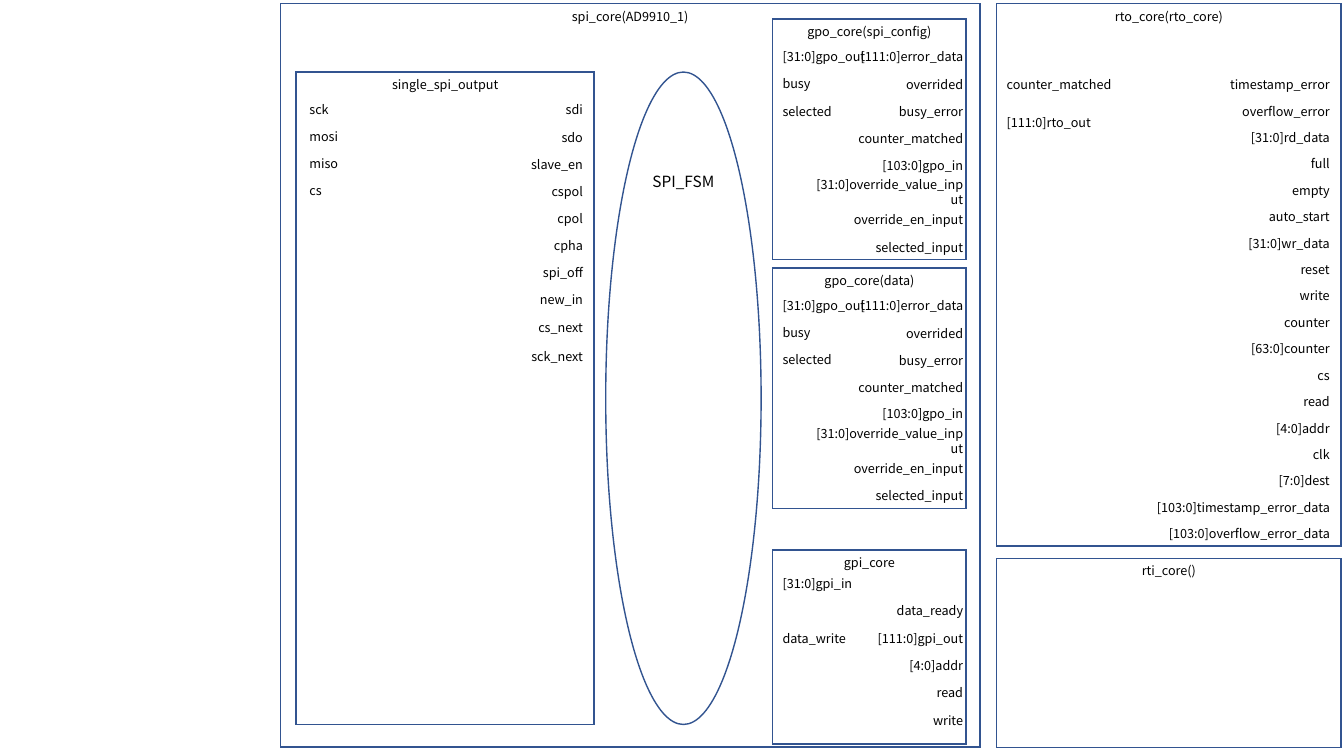
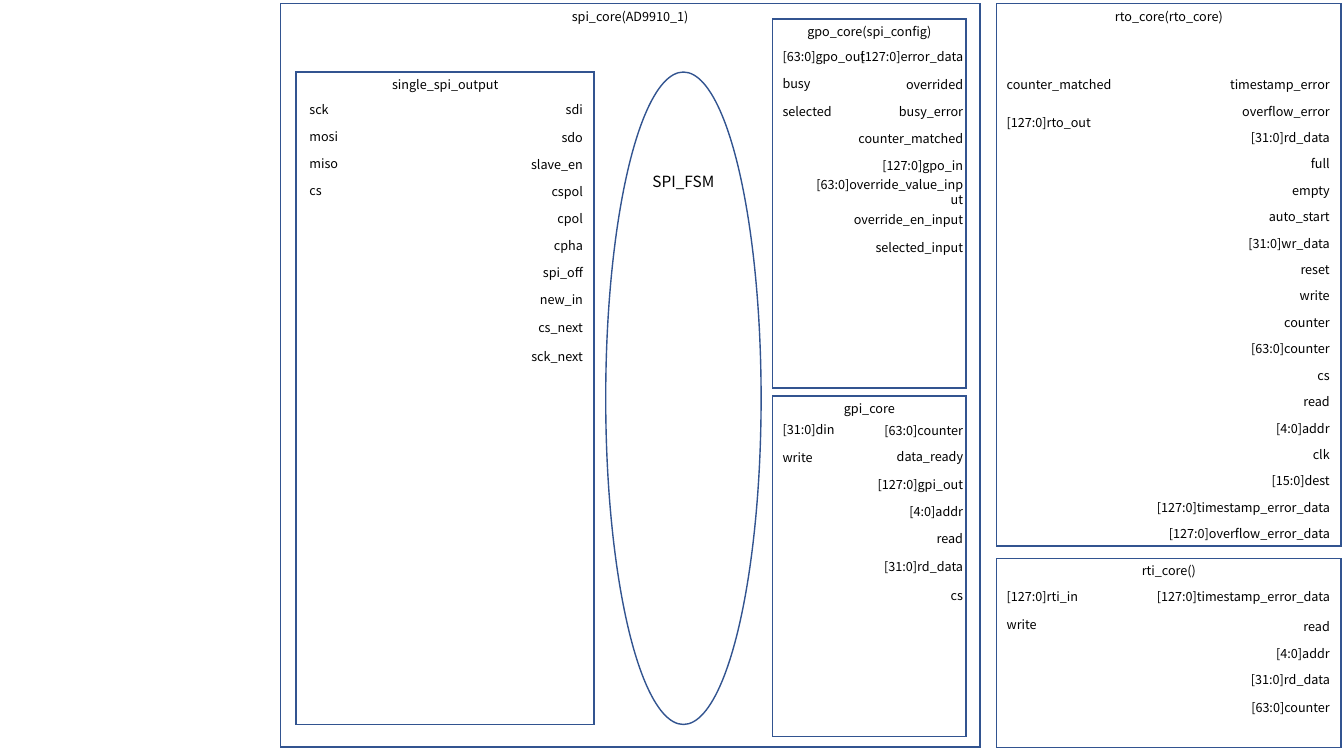
Before and after one commit to snu-quiqcl/AD9910, a slide deck: slide 34 of AD9912_MODULE.pptx (slide 31 before the commit). Drawn at 1344x756 pixels with LibreOffice and Linux fonts; fonts in the diff are those of the drawing. Boxes give left, top, right and bottom in pixels: in the first picture for what was removed or moved away, otherwise in the second. Text is boxed around its words. In the diff, an @@ line names an element or a change of style, - is before the commit and + after.

Commit message:
AD9910 gpi_core, rti_core are considered and gpo_core, rto_core was changed to using addr

```diff
--- a/AD9912_MODULE.pptx
+++ b/AD9912_MODULE.pptx
@@ rectangle "gpo_core(spi_config)": place and size @@
-rectangle "gpo_core(spi_config)" at (773, 19, 967, 260)
+rectangle "gpo_core(spi_config)" at (773, 19, 967, 388)
@@ text at (783, 51, 866, 64): text changed @@
-[31:0]gpo_out
+[63:0]gpo_out
@@ text at (861, 51, 964, 63): text changed @@
-[111:0]error_data
+[127:0]error_data
@@ text at (1007, 117, 1091, 129): text changed @@
-[111:0]rto_out
+[127:0]rto_out
@@ text at (816, 179, 963, 192): text changed @@
-[31:0]override_value_input
+[63:0]override_value_input
@@ text at (882, 160, 963, 173): text changed @@
-[103:0]gpo_in
+[127:0]gpo_in
@@ rectangle "gpi_core": place and size @@
-rectangle "gpi_core" at (773, 551, 967, 744)
+rectangle "gpi_core" at (773, 396, 967, 737)
@@ text "write": place and size @@
-text "write" at (933, 715, 963, 725)
+text "write" at (783, 452, 813, 462)
@@ text "write" at (783, 452, 813, 462): alignment right to left @@
@@ text at (783, 424, 835, 436): text changed @@
-[31:0]gpi_in
+[31:0]din
@@ text at (884, 425, 963, 437): text changed @@
-counter_matched
+[63:0]counter
@@ text at (878, 479, 964, 492): text changed @@
-[111:0]gpi_out
+[127:0]gpi_out
@@ text at (1272, 475, 1330, 487): text changed @@
-[7:0]dest
+[15:0]dest
@@ 3 texts: place and size @@
-3 texts at (897, 605, 963, 697)
+3 texts at (897, 451, 963, 543)
@@ group removed at (773, 268, 967, 509): 8 texts, 1 rectangle @@
-gpo_core(data)
-[31:0]gpo_out
-busy
-selected
-overrided
-busy_error
-[103:0]gpo_in
-override_en_input
-selected_input
@@ text at (1157, 502, 1330, 515): text changed @@
-[103:0]timestamp_error_data
+[127:0]timestamp_error_data
@@ text at (1169, 528, 1330, 540): text changed @@
-[103:0]overflow_error_data
+[127:0]overflow_error_data
@@ text at (884, 561, 963, 573): text changed @@
-[31:0]override_value_input
+[31:0]rd_data
@@ text added at (951, 593, 963, 600), 9 pt, text #000000 @@
+cs
@@ text added at (1007, 591, 1078, 603), 9 pt, text #000000 @@
+[127:0]rti_in
@@ text at (1157, 591, 1330, 604): text changed @@
-[111:0]error_data
+[127:0]timestamp_error_data
@@ text at (1007, 619, 1037, 629): text changed @@
-data_write
+write
@@ text added at (1303, 621, 1329, 631), 9 pt, text #000000 @@
+read
@@ text added at (1276, 648, 1330, 660), 9 pt, text #000000 @@
+[4:0]addr
@@ text added at (1251, 674, 1330, 686), 9 pt, text #000000 @@
+[31:0]rd_data
@@ text added at (1251, 702, 1330, 714), 9 pt, text #000000 @@
+[63:0]counter
```
Also in this commit, not shown: 5 other slides changed, 3 slides added.
